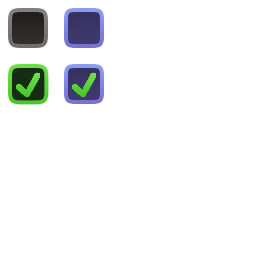
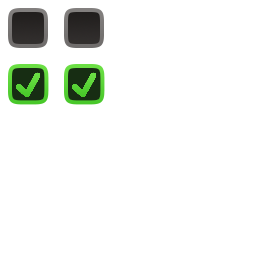
Revision of a layered 256 x 256 image; what changed, layer by layer:
painted on "按钮禁用 2" (2nd of 2) over [64, 8, 104, 48]
renamed "按钮禁用 2" to "按钮禁用 2 拷贝 4", painted on it over [64, 64, 105, 105]
